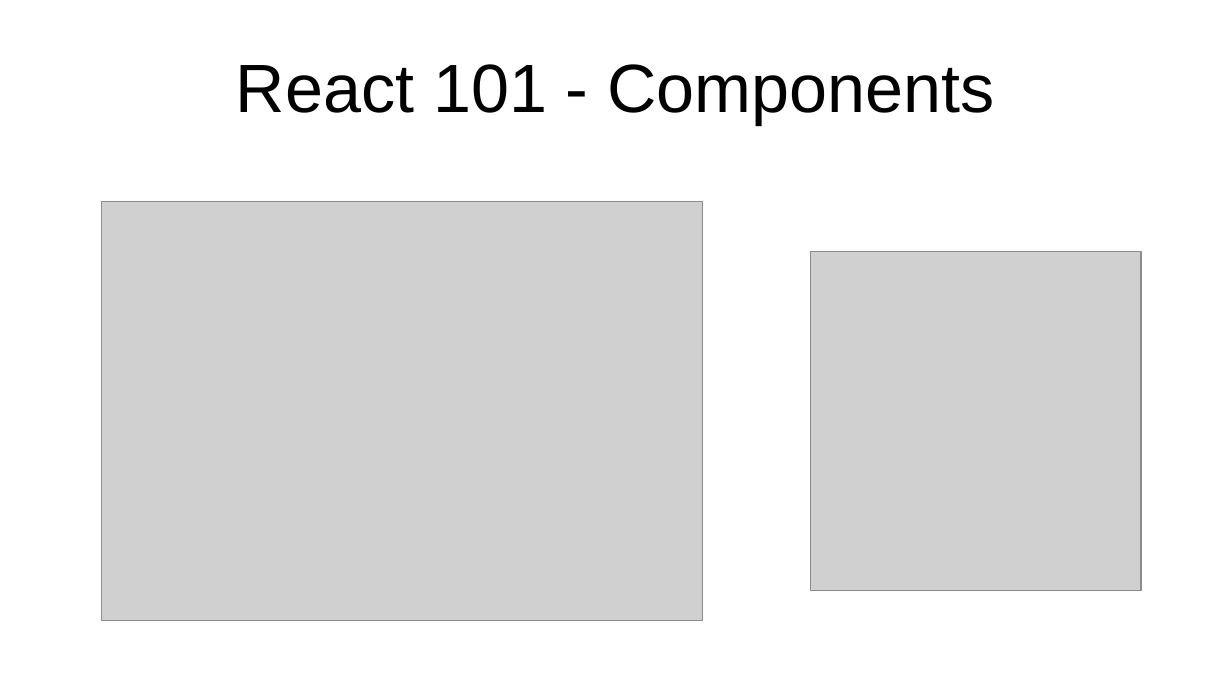
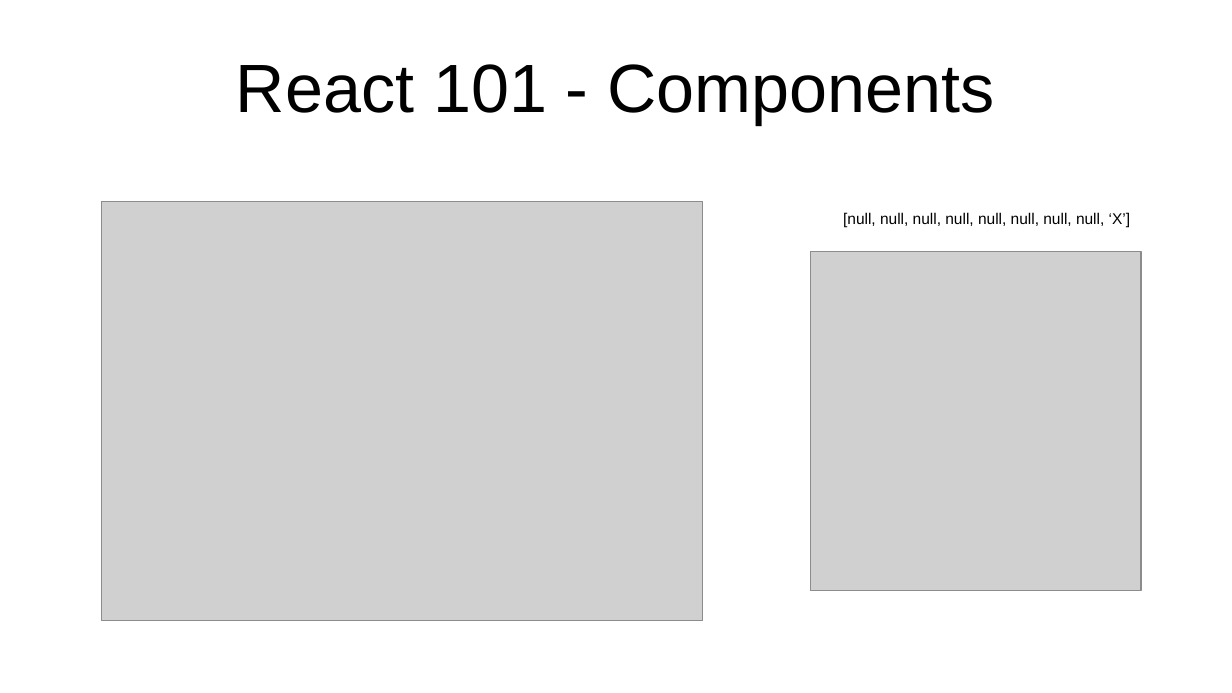
Before and after one commit to marcus-yeagle/react-tutorial, a slide deck: slide 23 of React 101.pptx. Drawn at 1232x693 pixels with LibreOffice and Linux fonts; fonts in the diff are those of the drawing; grey boxes stand for pictures. Boxes give left, top, right and bottom in pixels: in the first picture for what was removed or moved away, otherwise in the second. Text is boxed around its words. In the diff, an @@ line names an element or a change of style, - is before the commit and + after.

```diff
--- a/React 101.pptx
+++ b/React 101.pptx
@@ text added at [843,212,1130,228], 10 pt, text #000000 @@
+[null, null, null, null, null, null, null, null, ‘X’]
```
Also in this commit, not shown: 4 other slides changed, 1 slide removed, 1 other file.
